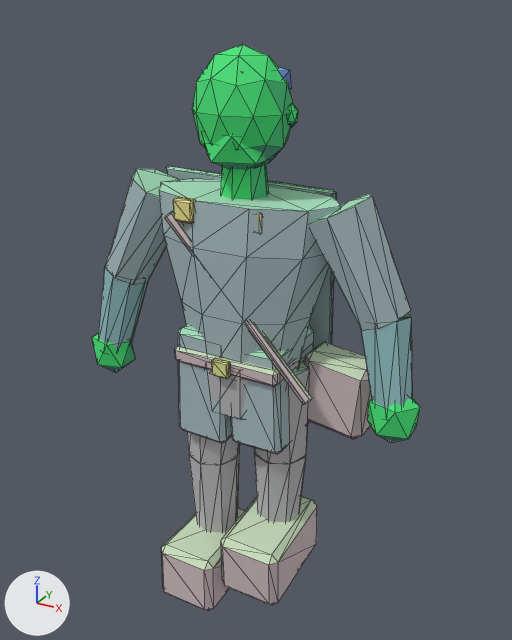
What one commit did to the glTF model assets/exports/npc/npc_wayfarer_passing_l_v01.glb.
The view is the same before and after, from a camera (50 mm lens) standing at (1.12, -1.96, 2.13) and looking at (0.02, 0.04, 1.12). The axes (+X, +Y, +Z) are drawn at lower left. The lights are the same throughout. The older version comes first. Mesh edges are drawn as thin lines. Vertices at exactly the same position are counted once.

The first picture shows 'GEO_npc_wayfarer_passing_l_v01'.
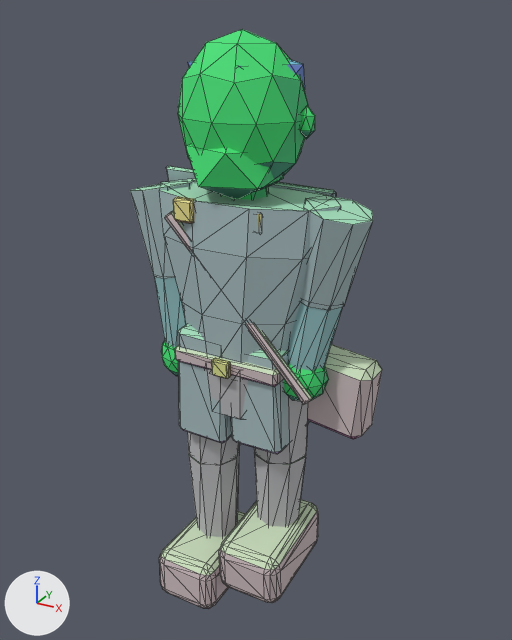
Pixel boxes [x1, y1, x2, y2] of what changed, in the pictures (512 x 640 px; the box of a moved part takes in the faces that stretch with it):
'GEO_npc_wayfarer_passing_l_v01', reshaped (23% narrower): before [92, 44, 420, 611]; after [130, 29, 382, 609]
part 1 of me_geo_npc_wayfarer_passing_l_v01, moved or reshaped: before [98, 267, 148, 349]; after [154, 277, 186, 347]
part 2 of me_geo_npc_wayfarer_passing_l_v01, added: after [161, 341, 179, 376]
part 3 of me_geo_npc_wayfarer_passing_l_v01, added: after [301, 195, 373, 311]
part 4 of me_geo_npc_wayfarer_passing_l_v01, moved or reshaped: before [360, 314, 412, 410]; after [288, 302, 342, 371]
part 5 of me_geo_npc_wayfarer_passing_l_v01, added (green): after [284, 363, 329, 401]
part 6 of me_geo_npc_wayfarer_passing_l_v01, added (green): after [178, 29, 309, 191]
part 7 of me_geo_npc_wayfarer_passing_l_v01, added (green): after [186, 144, 284, 198]
part 8 of me_geo_npc_wayfarer_passing_l_v01, added: after [300, 106, 315, 139]
part 9 of me_geo_npc_wayfarer_passing_l_v01, added: after [188, 60, 305, 89]
part 10 of me_geo_npc_wayfarer_passing_l_v01, rebuilt: before [161, 508, 245, 611]; after [159, 511, 245, 609]
part 11 of me_geo_npc_wayfarer_passing_l_v01, rebuilt: before [221, 496, 317, 604]; after [219, 499, 319, 603]
part 12 of me_geo_npc_wayfarer_passing_l_v01, rebuilt (12% narrower, 15% shorter): before [105, 169, 179, 285]; after [130, 180, 195, 279]
part 13 of me_geo_npc_wayfarer_passing_l_v01, deleted: before [92, 44, 420, 443]
part 14 of me_geo_npc_wayfarer_passing_l_v01, moved or reshaped (mostly hidden afterwards): before [221, 164, 269, 200]; after [221, 187, 269, 200]
part 15 of me_geo_npc_wayfarer_passing_l_v01, recoloured: [361, 371, 369, 381] in both

Edits to the bpy script that builds the scene:
```text
Change me_geo_npc_wayfarer_passing_l_v01:
    verts and faces of me_geo_npc_wayfarer_passing_l_v01; kept vertices keep their numbers, new ones are numbered from 574
    remove me_geo_npc_wayfarer_passing_l_v01.from_pydata(...)  # 574 vertices, 1032 faces; spans x -0.64..0.64, y -0.27..0.26, z -0.01..2.03
    add me_geo_npc_wayfarer_passing_l_v01.from_pydata(...)  # 778 vertices, 1440 faces; spans x -0.44..0.47, y -0.28..0.26, z 0.0..2.07
    me_geo_npc_wayfarer_passing_l_v01 part 1: the loose piece of 16 vertices spanning x -0.62..-0.41, y -0.12..0.06, z 0.91..1.26 is turned -18.6 degrees about the y axis through its middle and scaled by 0.935, then moved by (0.27, 0.01, 0.04)
    me_geo_npc_wayfarer_passing_l_v01 part 2: a new loose piece, an icosphere of 80 faces spanning x -0.32..-0.15, y -0.13..0.04, z 0.88..1.06, in mat_mat_npc_indexed
    me_geo_npc_wayfarer_passing_l_v01 part 3: the loose piece of 16 vertices spanning x 0.0..0.25, y -0.12..0.12, z 0.64..1.01 is copied, and the copy is turned 13.2 degrees about the y axis through its middle and scaled by 0.867, then moved by (0.17, 0.0, 0.6); it spans x 0.18..0.44, y -0.11..0.11, z 1.25..1.59
    me_geo_npc_wayfarer_passing_l_v01 part 4: the loose piece of 16 vertices spanning x 0.41..0.62, y -0.1..0.1, z 0.92..1.26 is multiplied about its middle by the matrix ((0.875, 0.002, 0.315), (0.004, 0.93, -0.018), (-0.315, 0.019, 0.875)), then moved by (-0.27, 0.0, 0.04)
    me_geo_npc_wayfarer_passing_l_v01 part 5: a new loose piece, an icosphere of 80 faces spanning x 0.15..0.32, y -0.11..0.05, z 0.9..1.08, in mat_mat_npc_indexed
    me_geo_npc_wayfarer_passing_l_v01 part 6: a new loose piece, an icosphere of 80 faces spanning x -0.2..0.2, y -0.19..0.17, z 1.58..2.07, in mat_mat_npc_indexed
    me_geo_npc_wayfarer_passing_l_v01 part 7: a new loose piece, an icosphere of 20 faces spanning x -0.15..0.15, y -0.2..0.08, z 1.57..1.81, in mat_mat_npc_indexed
    me_geo_npc_wayfarer_passing_l_v01 part 8: a new loose piece, an icosphere of 20 faces spanning x 0.186..0.24, y -0.025..0.017, z 1.769..1.866, in mat_mat_npc_indexed
    me_geo_npc_wayfarer_passing_l_v01 part 9: a new loose piece, an icosphere of 20 faces spanning x -0.19..0.19, y -0.13..0.17, z 1.85..2.03, in mat_mat_npc_indexed
    me_geo_npc_wayfarer_passing_l_v01 part 10: the loose piece of 24 vertices spanning x -0.25..-0.01, y -0.27..0.12, z -0.01..0.24 is rebuilt with 96 vertices and now spans x -0.25..0.0, y -0.28..0.13, z 0.0..0.22
    me_geo_npc_wayfarer_passing_l_v01 part 11: the loose piece of 24 vertices spanning x 0.01..0.25, y -0.24..0.15, z 0.12..0.38 is rebuilt with 96 vertices and now spans x 0.0..0.25, y -0.25..0.16, z 0.14..0.35
    me_geo_npc_wayfarer_passing_l_v01 part 12: the loose piece of 16 vertices spanning x -0.57..-0.23, y -0.11..0.11, z 1.2..1.62 is rebuilt with 16 vertices and now spans x -0.44..-0.18, y -0.11..0.11, z 1.25..1.59
    me_geo_npc_wayfarer_passing_l_v01 part 13: 8 loose pieces with 130 vertices, spanning x -0.64..0.64, y -0.15..0.13, z 0.81..2.03, are deleted
    me_geo_npc_wayfarer_passing_l_v01 part 14
    add for i in [*range(476, 484)]: verts[i] += (0.0, 0.0, -0.04)
    me_geo_npc_wayfarer_passing_l_v01 part 15: 4 kept faces spanning x 0.19..0.47, y 0.0..0.15, z 0.78..1.04 get new vertex colours
    other edits to the shape of me_geo_npc_wayfarer_passing_l_v01 do not show in these pictures
```
